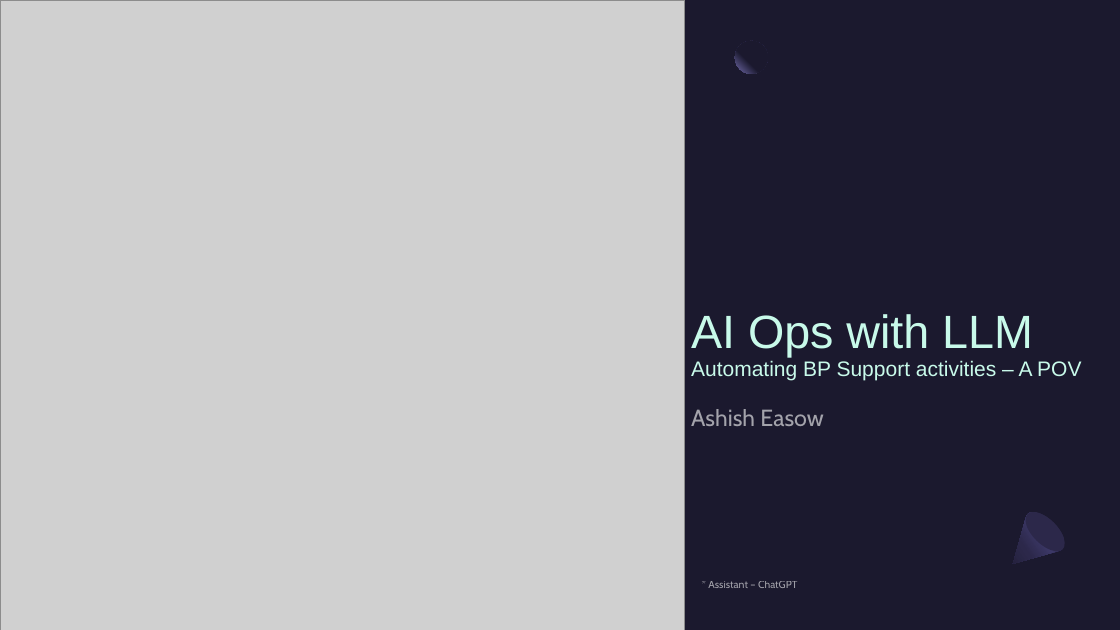
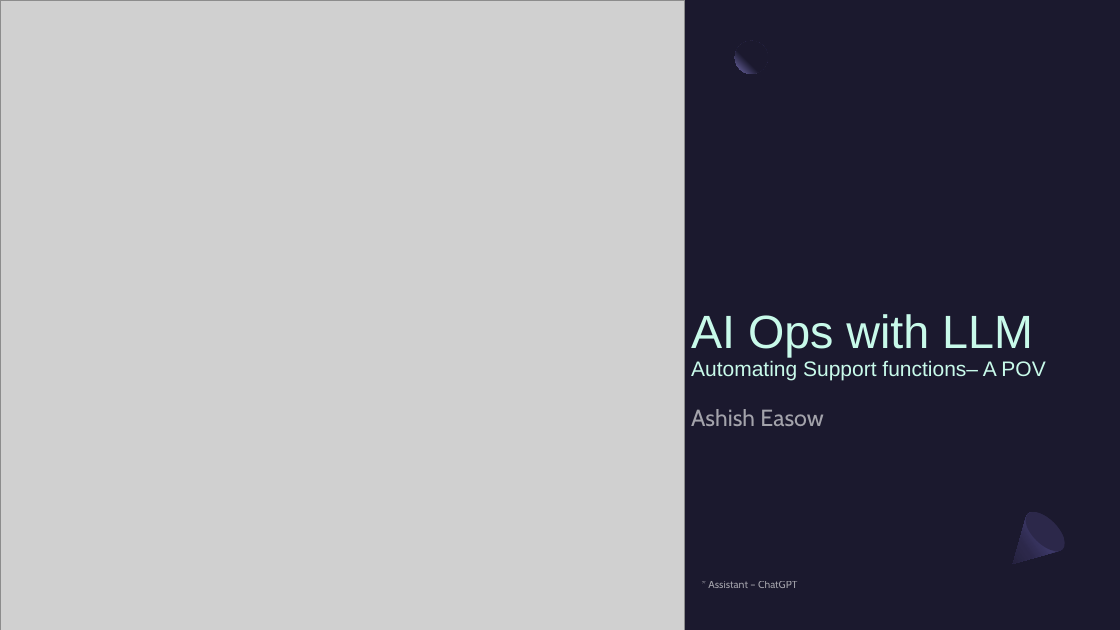
Before and after one commit to ashz30/AIOpsWithLLM, a slide deck: slide 1 of Presentation/AiOps With LLM - POV.pptx. Drawn at 1120x630 pixels with LibreOffice and Linux fonts; fonts in the diff are those of the drawing; grey boxes stand for pictures. Boxes give left, top, right and bottom in pixels: in the first picture for what was removed or moved away, otherwise in the second. Text is boxed around its words. In the diff, an @@ line names an element or a change of style, - is before the commit and + after.

```diff
--- a/Presentation/AiOps With LLM - POV.pptx
+++ b/Presentation/AiOps With LLM - POV.pptx
@@ title at bbox=[691, 314, 1045, 380]: text changed @@
-AI Ops with LLM
-Automating BP Support activities – A POV
+AI Ops with LLM
+Automating Support functions– A POV
```
Also in this commit, not shown: 1 other slide changed, 1 slide added, 1 slide removed.
